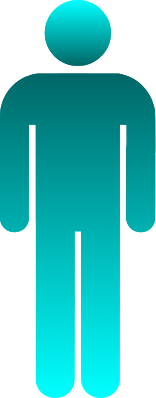
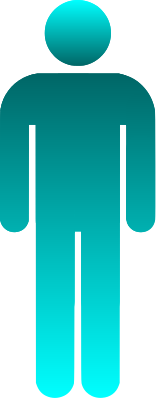
The second 156×398 image is a revision of the first. Changes to its layers:
hid "Left Calf" over [36, 297, 75, 398]
hid "Right Calf" over [81, 297, 120, 398]
painted on "Left Bicep" over [0, 75, 29, 111]
painted on "Right Bicep" over [126, 97, 156, 153]
painted on "Torso" over [0, 73, 155, 233]
